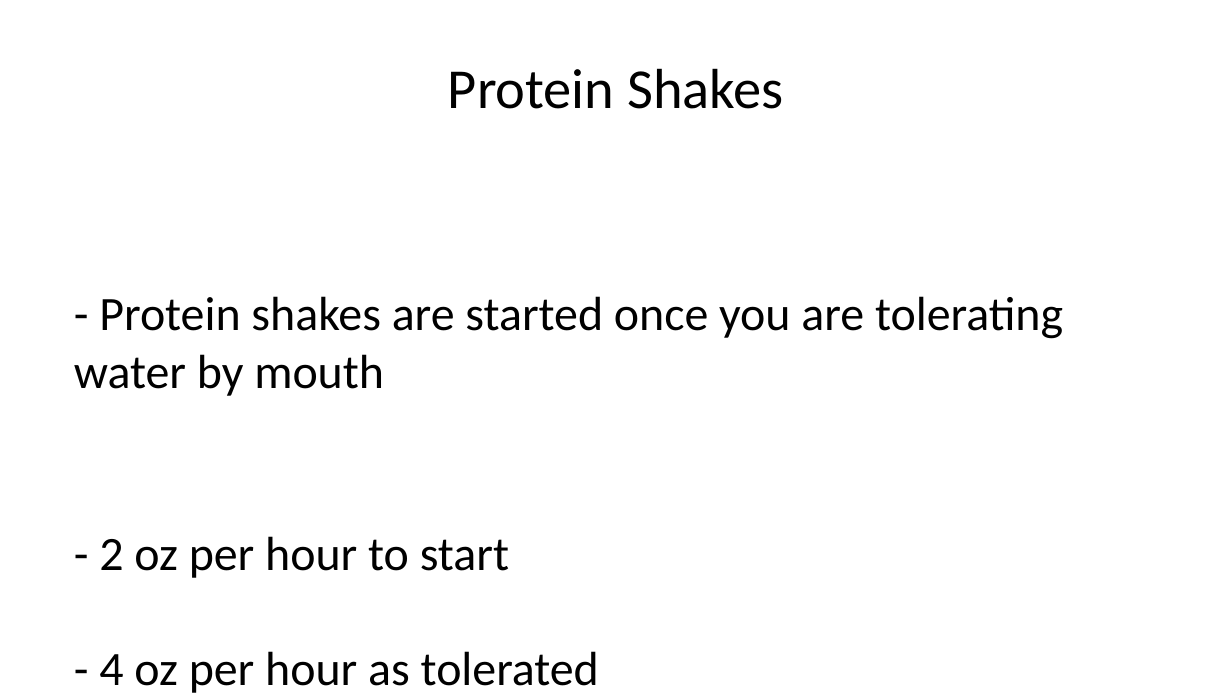
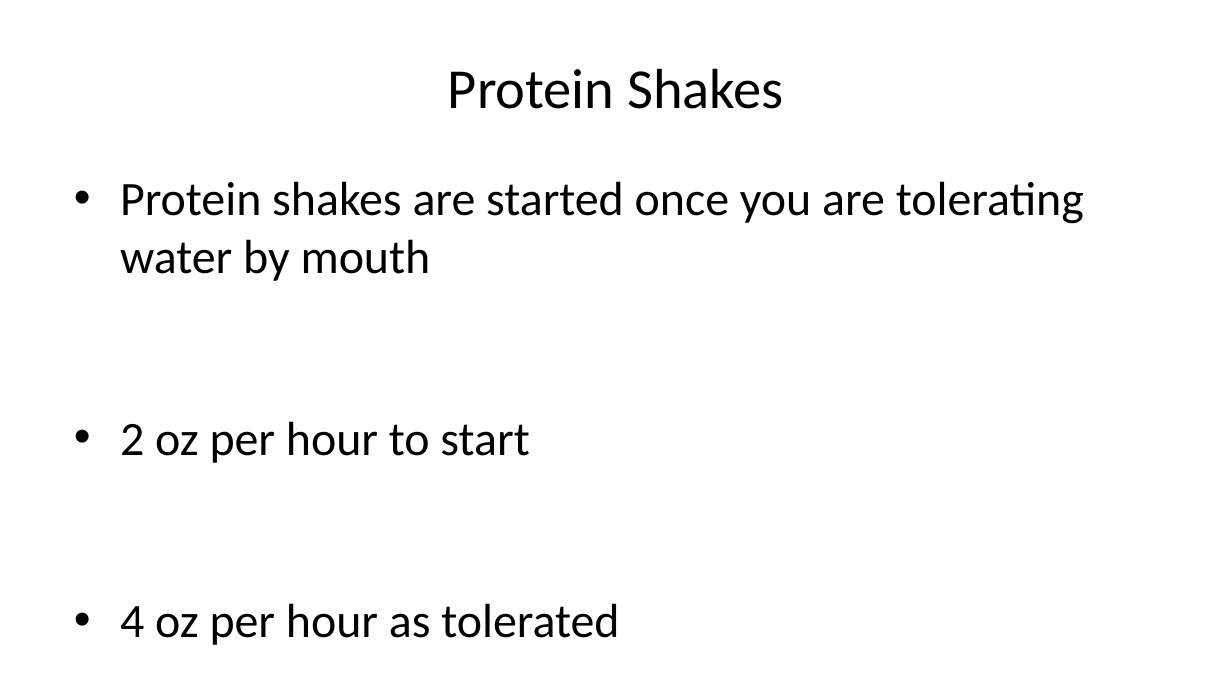
Before and after one commit to jcsalo/patient_education, a slide deck: slide 34 of lci_surgery.pptx. Drawn at 1232x693 pixels with LibreOffice and Linux fonts; fonts in the diff are those of the drawing. Boxes give left, top, right and bottom in pixels: in the first picture for what was removed or moved away, otherwise in the second. Text is boxed around its words. In the diff, an @@ line names an element or a change of style, - is before the commit and + after.

```diff
--- a/lci_surgery.pptx
+++ b/lci_surgery.pptx
@@ text at (120, 181, 1084, 645): text changed @@
-- Protein shakes are started once you are tolerating water by mouth
-- 2 oz per hour to start
-- 4 oz per hour as tolerated
+• Protein shakes are started once you are tolerating water by mouth
+• 2 oz per hour to start
+• 4 oz per hour as tolerated
```
Also in this commit, not shown: 1 other slide changed, 7 slides added, 1 slide removed, 38 other files.
